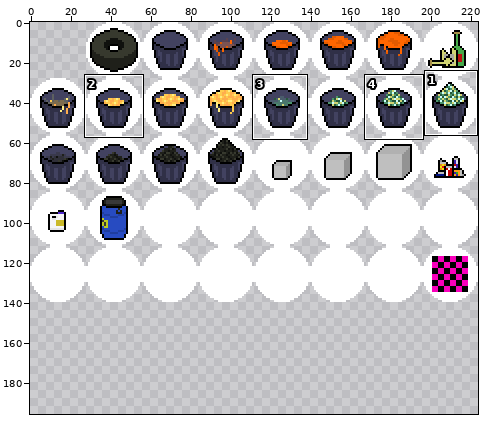
Sprite sheet, stored at assets/itemsbubbles.png. Above, an overview of the earlier version with the close-up marked.
Close-up. The starting point:
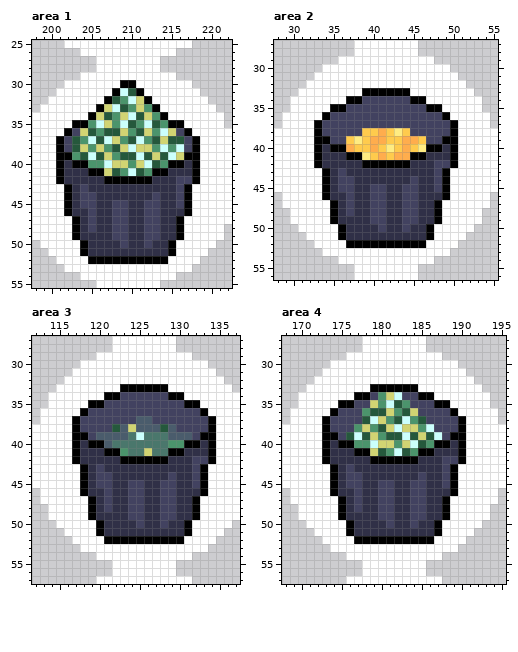
The file is 224x140 pixels. Colours within 5 levels of each other are drawn and written as one. Shown: area 1: x 198..222, y 25..55; area 2: x 28..55, y 27..56; area 3: x 112..137, y 27..57; area 4: x 168..195, y 27..57. The old version is drawn lined up with the new one, on the new canvas. The commit also changed other parts of the picture, which this record leaves out.
After:
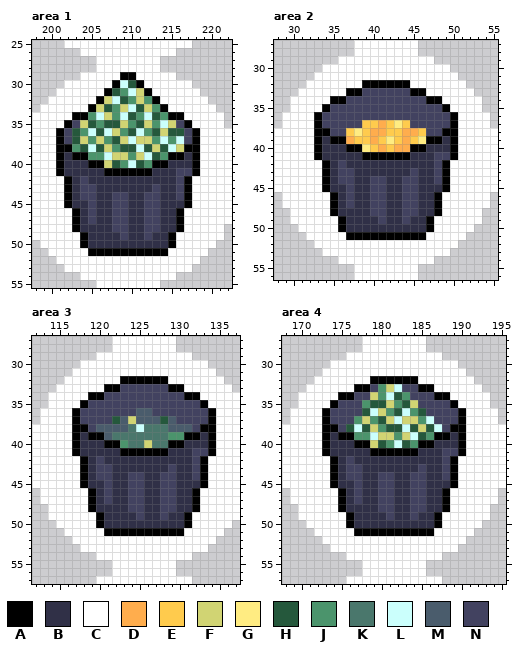
Palette (. is transparent): A #000000  B #303047  C #ffffff  D #ffad4d  E #ffcb4d  F #d1d473  G #ffec82  H #25583c  J #4b946c  K #4a776c  L #cbfffc  M #4a5c6c  N #424260
Change:
canvas 224x140 -> 224x196
--- area 1
@@ x 198..222 @@
 28 ........CCCCCCCC.........
-29 ......CCCCCCCCCCCC.......
-30 ....CCCCCCCAACCCCCCC.....
-31 ...CCCCCCCALHACCCCCCC....
-32 ..CCCCCCCAHJLFACCCCCCC...
-33 .CCCCCCCAFLHJFJACCCCCCC..
-34 CCCCCCCAFHJFLHFJACCCCCCC.
-35 CCCCCAAJLFJLHJLHJAACCCCC.
-36 CCCCANFHJHHFJHFJLFNACCCCC
-37 CCCANHJLHLFJHLJHFHHNACCCC
-38 CCCANHFJFJHFLFFJLJLNACCCC
-39 CCCAAJHLHFJHHLHFHLFAACCCC
-40 CCCABAAJJLFFJFLHJAABACCCC
-41 CCCABBBAAFHJLHJAABBBACCCC
-42 CCCABBBBBAAAAAABBBNNACCCC
-43 CCCCABNBBBBBBBBBBBNACCCCC
-44 CCCCABNNBBBBBBBNBBNACCCCC
-45 CCCCABNNBBNNBBNNBBNACCCCC
-46 CCCCABBNBBNNBBNNBBBACCCCC
+29 ......CCCCCAACCCCC.......
+30 ....CCCCCCALHACCCCCC.....
+31 ...CCCCCCAHJLFACCCCCC....
+32 ..CCCCCCAFLHJFJACCCCCC...
+33 .CCCCCCAFHJFLHFJACCCCCC..
+34 CCCCCAAJLFJLHJLHJAACCCCC.
+35 CCCCANFHJHHFJHFJLFNACCCC.
+36 CCCANHJLHLFJHLJHFHHNACCCC
+37 CCCANHFJFJHFLFFJLJLNACCCC
+38 CCCAAJHLHFJHHLHFHLFAACCCC
+39 CCCABAAJJLFFJFLHJAABACCCC
+40 CCCABBBAAFHJLHJAABBBACCCC
+41 CCCABBBBBAAAAAABBBNNACCCC
+42 CCCCABNBBBBBBBBBBBNACCCCC
+43 CCCCABNNBBBBBBBNBBNACCCCC
+44 CCCCABNNBBNNBBNNBBNACCCCC
+45 CCCCABBNBBNNBBNNBBBACCCCC
+46 CCCCCABNBBNNBBNNBBACCCCCC
 47 CCCCCABNBBNNBBNNBBACCCCCC
-48 CCCCCABNBBNNBBNNBBACCCCC.
-49 CCCCCABBBBNNBBNNBBACCCCC.
-50 .CCCCCABBBBNBBNBBACCCCC..
-51 ..CCCCABBBBBBBBBBACCCC...
-52 ...CCCCAAAAAAAAAACCCC....
+48 CCCCCABBBBNNBBNNBBACCCCC.
+49 CCCCCCABBBBNBBNBBACCCCCC.
+50 .CCCCCABBBBBBBBBBACCCCC..
+51 ..CCCCCAAAAAAAAAACCCCC...
+52 ...CCCCCCCCCCCCCCCCCC....
 53 ....CCCCCCCCCCCCCCCC.....
--- area 2
@@ x 28..55 @@
 31 .....CCCCCCCCCCCCCCCCCC.....
-32 ....CCCCCCCCCCCCCCCCCCCC....
-33 ...CCCCCCCCAAAAAACCCCCCCC...
-34 ..CCCCCCCAANNNNNNAACCCCCCC..
-35 ..CCCCCAANNNNNNNNNNAACCCCC..
-36 .CCCCCANNNNNNNNNNNNNNACCCCC.
-37 .CCCCANNNNNNNNNNNNNNNNACCCC.
-38 CCCCCANNNNNEEDEGENNNNNACCCCC
-39 CCCCCAANNEGEDDEEDDENNAACCCCC
-40 CCCCCABAADEEDEGEDEGAABACCCCC
-41 CCCCCABBBAAGEDEDDAABBBACCCCC
-42 CCCCCABBBBBAAAAAABBBNNACCCCC
-43 CCCCCCABNBBBBBBBBBBBNACCCCCC
-44 CCCCCCABNNBBBBBBBNBBNACCCCCC
-45 CCCCCCABNNBBNNBBNNBBNACCCCCC
-46 .CCCCCABBNBBNNBBNNBBBACCCCC.
+32 ....CCCCCCCAAAAAACCCCCCC....
+33 ...CCCCCCAANNNNNNAACCCCCC...
+34 ..CCCCCAANNNNNNNNNNAACCCCC..
+35 ..CCCCANNNNNNNNNNNNNNACCCC..
+36 .CCCCANNNNNNNNNNNNNNNNACCCC.
+37 .CCCCANNNNNEEDEGENNNNNACCCC.
+38 CCCCCAANNEGEDDEEDDENNAACCCCC
+39 CCCCCABAADEEDEGEDEGAABACCCCC
+40 CCCCCABBBAAGEDEDDAABBBACCCCC
+41 CCCCCABBBBBAAAAAABBBNNACCCCC
+42 CCCCCCABNBBBBBBBBBBBNACCCCCC
+43 CCCCCCABNNBBBBBBBNBBNACCCCCC
+44 CCCCCCABNNBBNNBBNNBBNACCCCCC
+45 CCCCCCABBNBBNNBBNNBBBACCCCCC
+46 .CCCCCCABNBBNNBBNNBBACCCCCC.
 47 .CCCCCCABNBBNNBBNNBBACCCCCC.
-48 ..CCCCCABNBBNNBBNNBBACCCCC..
-49 ..CCCCCABBBBNNBBNNBBACCCCC..
-50 ...CCCCCABBBBNBBNBBACCCCC...
-51 ....CCCCABBBBBBBBBBACCCC....
-52 .....CCCCAAAAAAAAAACCCC.....
+48 ..CCCCCABBBBNNBBNNBBACCCCC..
+49 ..CCCCCCABBBBNBBNBBACCCCCC..
+50 ...CCCCCABBBBBBBBBBACCCCC...
+51 ....CCCCCAAAAAAAAAACCCCC....
+52 .....CCCCCCCCCCCCCCCCCC.....
 53 ......CCCCCCCCCCCCCCCC......
--- area 3
@@ x 112..137 @@
 31 .....CCCCCCCCCCCCCCCCCC...
-32 ....CCCCCCCCCCCCCCCCCCCC..
-33 ...CCCCCCCCAAAAAACCCCCCCC.
-34 ..CCCCCCCAANNNNNNAACCCCCCC
-35 ..CCCCCAANNNNNNNNNNAACCCCC
-36 .CCCCCANNNNNNNNNNNNNNACCCC
-37 .CCCCANNNNNNNMMNNNNNNNACCC
-38 CCCCCANNNNHMFMMMHMNNNNACCC
-39 CCCCCAANMMMMKLKKKMMMNAACCC
-40 CCCCCABAAMKKKKKKKJJAABACCC
-41 CCCCCABBBAAJKKFKKAABBBACCC
-42 CCCCCABBBBBAAAAAABBBNNACCC
-43 CCCCCCABNBBBBBBBBBBBNACCCC
-44 CCCCCCABNNBBBBBBBNBBNACCCC
-45 CCCCCCABNNBBNNBBNNBBNACCCC
-46 .CCCCCABBNBBNNBBNNBBBACCCC
+32 ....CCCCCCCAAAAAACCCCCCC..
+33 ...CCCCCCAANNNNNNAACCCCCC.
+34 ..CCCCCAANNNNNNNNNNAACCCCC
+35 ..CCCCANNNNNNNNNNNNNNACCCC
+36 .CCCCANNNNNNNMMNNNNNNNACCC
+37 .CCCCANNNNHMFMMMHMNNNNACCC
+38 CCCCCAANMMMMKLKKKMMMNAACCC
+39 CCCCCABAAMKKKKKKKJJAABACCC
+40 CCCCCABBBAAJKKFKKAABBBACCC
+41 CCCCCABBBBBAAAAAABBBNNACCC
+42 CCCCCCABNBBBBBBBBBBBNACCCC
+43 CCCCCCABNNBBBBBBBNBBNACCCC
+44 CCCCCCABNNBBNNBBNNBBNACCCC
+45 CCCCCCABBNBBNNBBNNBBBACCCC
+46 .CCCCCCABNBBNNBBNNBBACCCCC
 47 .CCCCCCABNBBNNBBNNBBACCCCC
-48 ..CCCCCABNBBNNBBNNBBACCCCC
-49 ..CCCCCABBBBNNBBNNBBACCCCC
-50 ...CCCCCABBBBNBBNBBACCCCC.
-51 ....CCCCABBBBBBBBBBACCCC..
-52 .....CCCCAAAAAAAAAACCCC...
+48 ..CCCCCABBBBNNBBNNBBACCCCC
+49 ..CCCCCCABBBBNBBNBBACCCCCC
+50 ...CCCCCABBBBBBBBBBACCCCC.
+51 ....CCCCCAAAAAAAAAACCCCC..
+52 .....CCCCCCCCCCCCCCCCCC...
 53 ......CCCCCCCCCCCCCCCC....
--- area 4
@@ x 168..195 @@
 31 .....CCCCCCCCCCCCCCCCCC.....
-32 ....CCCCCCCCCCCCCCCCCCCC....
-33 ...CCCCCCCCAAAAAACCCCCCCC...
-34 ..CCCCCCCAANJFLNNAACCCCCCC..
-35 ..CCCCCAANNFJLHJNNNAACCCCC..
-36 .CCCCCANNNJHHFJHFNNNNACCCCC.
-37 .CCCCANNNNHLFJHLJHNNNNACCCC.
-38 CCCCCANNNJFJHFLFFJLNNNACCCCC
-39 CCCCCAANHLHFJHHLHFHLNAACCCCC
-40 CCCCCABAAJJLFFJFLHJAABACCCCC
-41 CCCCCABBBAAFHJLHJAABBBACCCCC
-42 CCCCCABBBBBAAAAAABBBNNACCCCC
-43 CCCCCCABNBBBBBBBBBBBNACCCCCC
-44 CCCCCCABNNBBBBBBBNBBNACCCCCC
-45 CCCCCCABNNBBNNBBNNBBNACCCCCC
-46 .CCCCCABBNBBNNBBNNBBBACCCCC.
+32 ....CCCCCCCAAAAAACCCCCCC....
+33 ...CCCCCCAANJFLNNAACCCCCC...
+34 ..CCCCCAANNFJLHJNNNAACCCCC..
+35 ..CCCCANNNJHHFJHFNNNNACCCC..
+36 .CCCCANNNNHLFJHLJHNNNNACCCC.
+37 .CCCCANNNJFJHFLFFJLNNNACCCC.
+38 CCCCCAANHLHFJHHLHFHLNAACCCCC
+39 CCCCCABAAJJLFFJFLHJAABACCCCC
+40 CCCCCABBBAAFHJLHJAABBBACCCCC
+41 CCCCCABBBBBAAAAAABBBNNACCCCC
+42 CCCCCCABNBBBBBBBBBBBNACCCCCC
+43 CCCCCCABNNBBBBBBBNBBNACCCCCC
+44 CCCCCCABNNBBNNBBNNBBNACCCCCC
+45 CCCCCCABBNBBNNBBNNBBBACCCCCC
+46 .CCCCCCABNBBNNBBNNBBACCCCCC.
 47 .CCCCCCABNBBNNBBNNBBACCCCCC.
-48 ..CCCCCABNBBNNBBNNBBACCCCC..
-49 ..CCCCCABBBBNNBBNNBBACCCCC..
-50 ...CCCCCABBBBNBBNBBACCCCC...
-51 ....CCCCABBBBBBBBBBACCCC....
-52 .....CCCCAAAAAAAAAACCCC.....
+48 ..CCCCCABBBBNNBBNNBBACCCCC..
+49 ..CCCCCCABBBBNBBNBBACCCCCC..
+50 ...CCCCCABBBBBBBBBBACCCCC...
+51 ....CCCCCAAAAAAAAAACCCCC....
+52 .....CCCCCCCCCCCCCCCCCC.....
 53 ......CCCCCCCCCCCCCCCC......
Boxes around the changes in both close-ups, in picture pixels (x1, y1, x2, y2):
changed: (56, 72, 200, 264)
changed: (314, 80, 458, 248)
changed: (72, 376, 216, 544)
changed: (322, 376, 466, 544)
